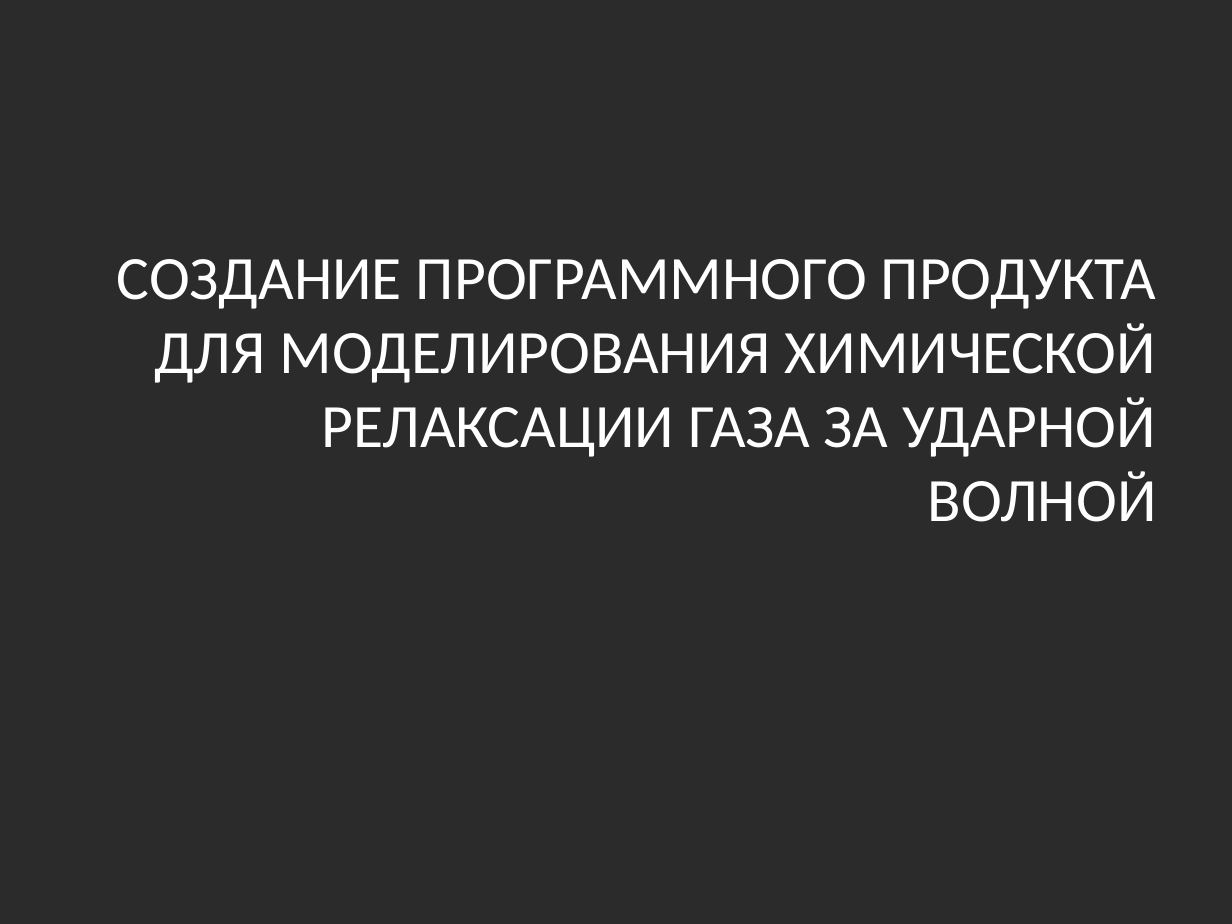
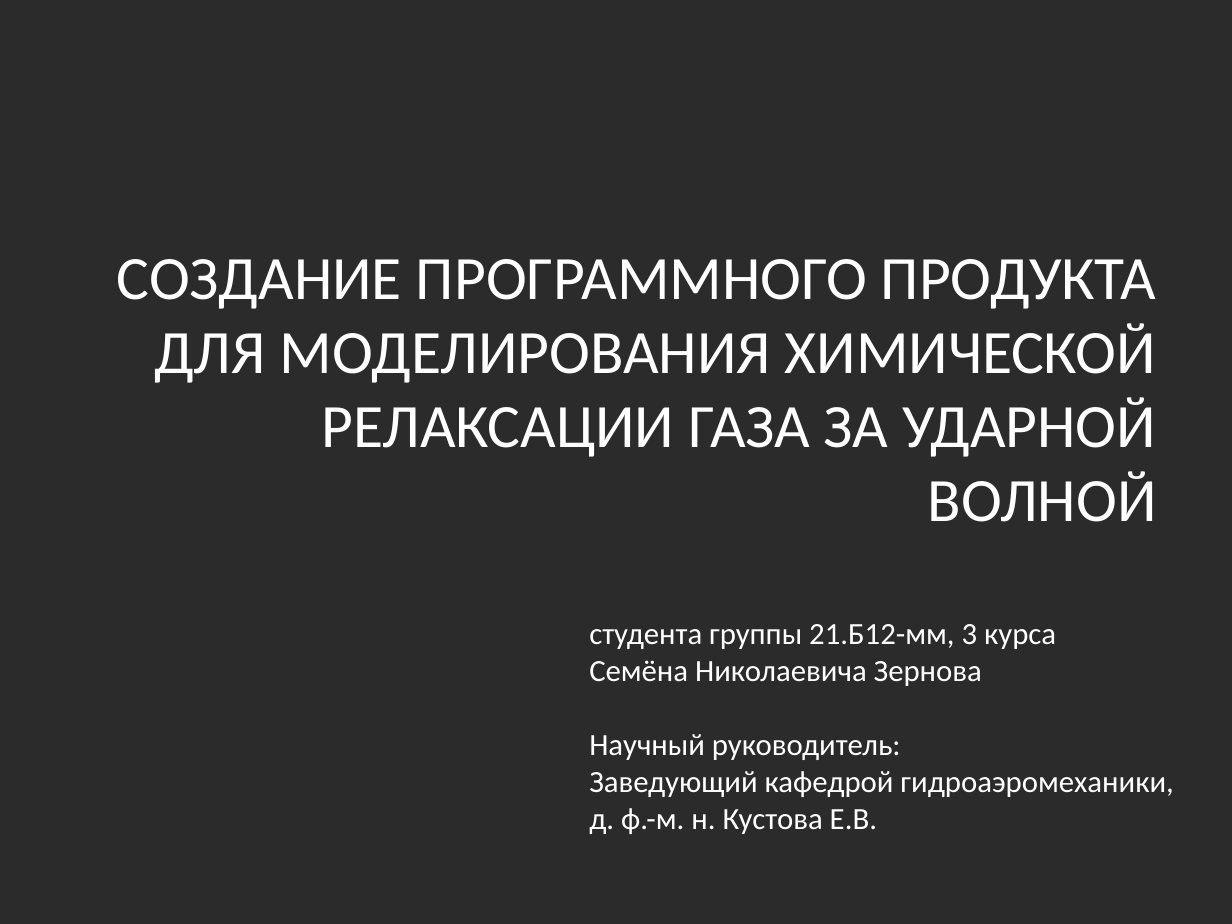
Before and after one commit to SpinSpinSugar/lectures, a slide deck: slide 1 of Student_conference/Relaxation_after_shockwave_ru.pptx. Drawn at 1232x924 pixels with LibreOffice and Linux fonts; fonts in the diff are those of the drawing; background and template pictures are left out; a plain dark background stands for a picture behind light text. Boxes give left, top, right and bottom in pixels: in the first picture for what was removed or moved away, otherwise in the second. Text is boxed around its words. In the diff, an @@ line names an element or a change of style, - is before the commit and + after.

```diff
--- a/Student_conference/Relaxation_after_shockwave_ru.pptx
+++ b/Student_conference/Relaxation_after_shockwave_ru.pptx
@@ text added at <box>589,624,1173,834</box>, 18 pt, text #FFFFFF @@
+студента группы 21.Б12-мм, 3 курса
+Семёна Николаевича Зернова
+Научный руководитель:
+Заведующий кафедрой гидроаэромеханики,
+д. ф.-м. н. Кустова Е.В.
```
Also in this commit, not shown: 4 other slides changed, 4 slides added, 3 slides removed, 3 other files.
